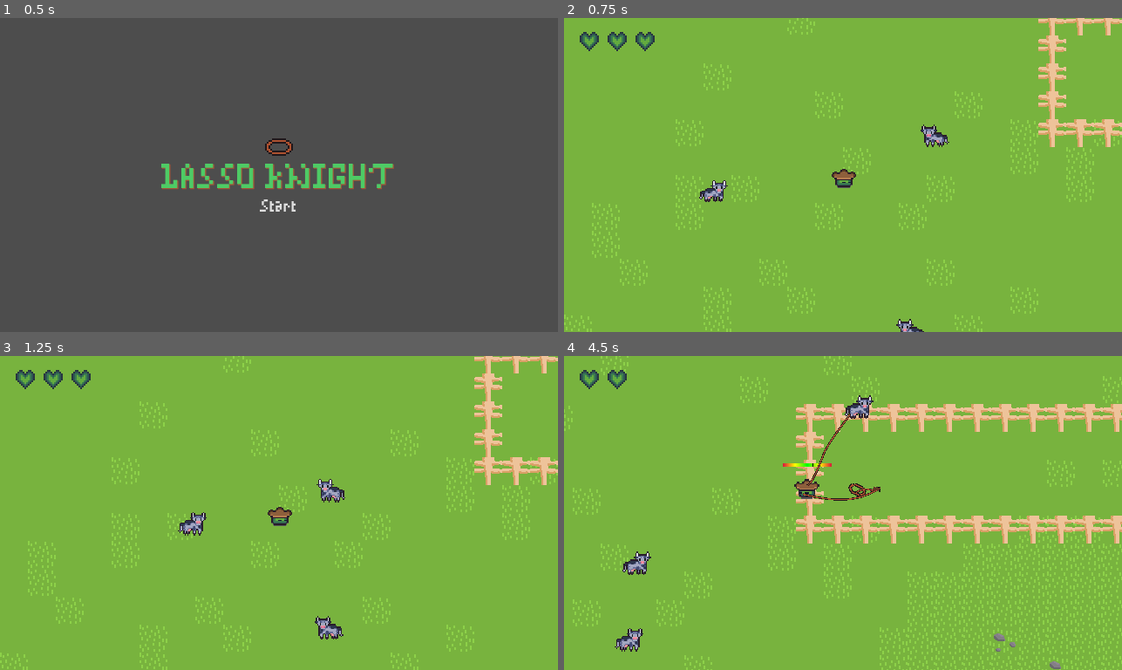
Above: before the commit, frames 1-4 (two rows, left to right).
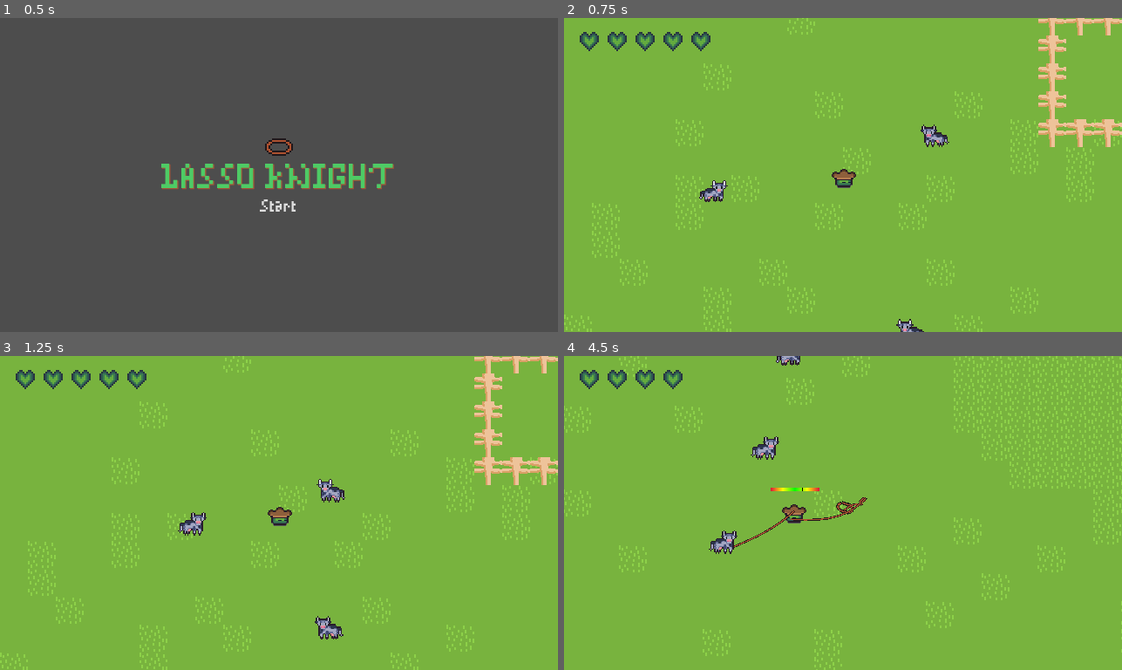
Above: after the commit, the same moments.

Repository: 2weeking/Lasso-Knight
Game: Godot game, scene res://levels/MainMenu.tscn
Two runs of this game, one before a commit and one after it. Both use one fixed random seed, a clock stepped at 60 frames per second and the inputs below.
Inputs (mouse positions are in pixels of both pictures, inside the frame that each line leads up to):
- Up to frame 1 (0.5 s): no input
- Up to frame 2 (0.75 s): click "Start" at 0.5 s
- Up to frame 3 (1.25 s): no input
- Up to frame 4 (4.5 s): move the mouse to (965, 497) at 1.27 s; hold D (right) 1.28-2.03 s; click (965, 497) at 1.35 s; move the mouse to (731, 528) at 2.02 s; hold S (down) 2.03-2.78 s; click (731, 528) at 2.1 s; move the mouse to (898, 443) at 2.77 s; hold D (right) 2.78-3.53 s; click (898, 443) at 2.85 s; move the mouse to (815, 575) at 3.52 s; hold W (up) 3.53-4.28 s; click (815, 575) at 3.6 s; move the mouse to (1010, 560) at 4.27 s; hold A (left) from 4.28 s (still down); click (1010, 560) at 4.35 s

Frame 1 is identical in both runs. In frame 2, 0.2% of the frame differs, in the area x 17-27%, y 4-11%; in frame 3, 0.2%; in frame 4, 16%, in the area x 0-100%, y 0-100%.

Commit message:
Added some knockback

Diff:
--- a/assets/shaders/flash.tres
+++ b/assets/shaders/flash.tres
@@ -60,7 +60,6 @@
 
 }
 "
-graph_offset = Vector2(-668.698, -35.1214)
 mode = 1
 flags/light_only = false
 nodes/fragment/2/node = SubResource("VisualShaderNodeColorParameter_w61e3")
--- a/entities/enemy/enemy.gd
+++ b/entities/enemy/enemy.gd
@@ -1,10 +1,11 @@
 extends CharacterBody2D
 
-@export var speed = 50
-@export var speed_offset = 10
-@export var damage : int = 1
-@export var moving : bool = true
-@export var capture_time : int = 3
+@export var speed := 50
+@export var speed_offset := 10
+@export var damage := 1
+@export var moving := true
+@export var capture_time := 3
+@export var knockback_strength := 600.0
 
 @onready var player = get_parent().get_node("Knight")
 @onready var sprite = $AnimatedSprite2D
@@ -12,6 +13,7 @@
 var desired_velocity := Vector2.ZERO
 var direction := Vector2.ZERO
 var counter_direction := Vector2.ZERO
+var knockback := Vector2.ZERO
 
 func _physics_process(_delta):
 	if is_instance_valid(player) and moving:
@@ -32,11 +34,23 @@
 	elif velocity.x > 0:
 		sprite.flip_h = false
 
+	velocity += knockback
 	move_and_slide()
+	knockback = knockback.lerp(Vector2.ZERO, 0.1)
 
 
 func _on_hitbox_area_entered(area):
 	if area.name == "LassoHurtbox":
 		counter_direction = direction * -1
 	if area.name == "Hitbox" and not is_in_group("captured"):
-		area.get_parent().hp -= damage
+		var body = area.get_parent()
+
+		# Deal damage
+		body.hp -= damage
+
+		# Deal knockback
+		var knock_direction = global_position.direction_to(body.global_position)
+		body.knockback = knock_direction * knockback_strength
+		# Also apply knockback to self
+		var opposite_direction = body.global_position.direction_to(global_position)
+		knockback = opposite_direction * knockback_strength
--- a/entities/knight/knight.gd
+++ b/entities/knight/knight.gd
@@ -19,7 +19,7 @@
 @export var lasso_range: float = 250.0
 @export var lasso_goldilocks: float = 0.5	# Green bar range percentage from 0.0 - 1.0
 
-# Sprite and animationms
+# Sprite and animations
 @onready var sprite = $Sprite2D
 @onready var animation_tree = $AnimationTree
 @onready var state_machine = animation_tree.get("parameters/playback")
@@ -35,9 +35,10 @@
 var lasso_bar_bound_upper = (lasso_range/2)+(lasso_range*lasso_goldilocks/2)
 
 var ropes = []
-var whipping = false
-var desired_velocity = Vector2.ZERO
-var input_direction = Vector2.ZERO
+var whipping := false
+var desired_velocity := Vector2.ZERO
+var input_direction := Vector2.ZERO
+var knockback := Vector2.ZERO
 
 func die():
 	queue_free()
@@ -126,7 +127,10 @@
 			ropes.erase(rope)
 			lasso_bar.visible = false
 
+	velocity += knockback
+
 	move_and_slide()
+	knockback = lerp(knockback, Vector2.ZERO, 0.1)
 
 func add_rope(body: CharacterBody2D):
 	# Attach rope to enemy
--- a/entities/knight/knight.tscn
+++ b/entities/knight/knight.tscn
@@ -7,6 +7,15 @@
 [ext_resource type="PackedScene" uid="uid://wtb0tpyhgt5v" path="res://entities/lasso/verlet_rope.tscn" id="4_45si7"]
 [ext_resource type="PackedScene" uid="uid://dvlia5gva2tk" path="res://entities/knight/player_health_ui.tscn" id="4_68lu1"]
 [ext_resource type="Texture2D" uid="uid://du1c6mmkrb8uc" path="res://assets/rope/lasso_head.png" id="4_ok8xe"]
+
+[sub_resource type="ShaderMaterial" id="ShaderMaterial_1akgq"]
+resource_local_to_scene = true
+shader = ExtResource("2_r5cnl")
+shader_parameter/enabled = false
+shader_parameter/tint = Color(1, 1, 1, 1)
+
+[sub_resource type="RectangleShape2D" id="RectangleShape2D_vcw2b"]
+size = Vector2(32, 32)
 
 [sub_resource type="Animation" id="Animation_6cwnc"]
 resource_name = "hurt"
@@ -36,8 +45,24 @@
 "values": [0, 2]
 }
 
+[sub_resource type="Animation" id="Animation_jfkbo"]
+length = 0.001
+tracks/0/type = "value"
+tracks/0/imported = false
+tracks/0/enabled = true
+tracks/0/path = NodePath("../Hitbox:collision_layer")
+tracks/0/interp = 1
+tracks/0/loop_wrap = true
+tracks/0/keys = {
+"times": PackedFloat32Array(0),
+"transitions": PackedFloat32Array(1),
+"update": 1,
+"values": [2]
+}
+
 [sub_resource type="AnimationLibrary" id="AnimationLibrary_jt0hl"]
 _data = {
+"RESET": SubResource("Animation_jfkbo"),
 "hurt": SubResource("Animation_6cwnc")
 }
 
@@ -158,11 +183,7 @@
 transitions = ["Start", "idle", SubResource("AnimationNodeStateMachineTransition_k2ac6"), "idle", "walk", SubResource(" …(414 unchanged characters)…
 graph_offset = Vector2(-370, -146)
 
-[sub_resource type="ShaderMaterial" id="ShaderMaterial_1akgq"]
-resource_local_to_scene = true
-shader = ExtResource("2_r5cnl")
-shader_parameter/enabled = false
-shader_parameter/tint = Color(1, 1, 1, 1)
+[sub_resource type="CanvasTexture" id="CanvasTexture_3xjrk"]
 
 [sub_resource type="Curve2D" id="Curve2D_v218c"]
 _data = {
@@ -173,17 +194,22 @@
 [sub_resource type="RectangleShape2D" id="RectangleShape2D_an74c"]
 size = Vector2(25, 25)
 
-[sub_resource type="RectangleShape2D" id="RectangleShape2D_vcw2b"]
-size = Vector2(32, 32)
-
 [sub_resource type="RectangleShape2D" id="RectangleShape2D_nid7g"]
 size = Vector2(32, 32)
-
-[sub_resource type="CanvasTexture" id="CanvasTexture_3xjrk"]
 
 [node name="Knight" type="CharacterBody2D" groups=["player"]]
 collision_layer = 2
 script = ExtResource("1_bwy00")
+hp = 5
+
+[node name="Sprite2D" type="Sprite2D" parent="."]
+material = SubResource("ShaderMaterial_1akgq")
+scale = Vector2(1.5, 1.5)
+texture = ExtResource("2_vql2c")
+hframes = 9
+
+[node name="CollisionShape2D" type="CollisionShape2D" parent="."]
+shape = SubResource("RectangleShape2D_vcw2b")
 
 [node name="HurtAnimationPlayer" type="AnimationPlayer" parent="."]
 root_node = NodePath("../AnimationPlayer")
@@ -205,60 +231,6 @@
 }
 tree_root = SubResource("AnimationNodeStateMachine_ljlde")
 anim_player = NodePath("../AnimationPlayer")
-
-[node name="Sprite2D" type="Sprite2D" parent="."]
-material = SubResource("ShaderMaterial_1akgq")
-scale = Vector2(1.5, 1.5)
-texture = ExtResource("2_vql2c")
-hframes = 9
-
-[node name="Path2D" type="Path2D" parent="."]
-visible = false
-curve = SubResource("Curve2D_v218c")
-
-[node name="PathFollow2D" type="PathFollow2D" parent="Path2D"]
-position = Vector2(-5, 10)
-rotates = false
-
-[node name="LassoHead" type="Sprite2D" parent="Path2D/PathFollow2D"]
-scale = Vector2(0.65, 0.65)
-texture = ExtResource("4_ok8xe")
-offset = Vector2(0, -5)
-
-[node name="Lasso" parent="Path2D/PathFollow2D" node_paths=PackedStringArray("target") instance=ExtResource("4_45si7")]
-z_index = 1
-target = NodePath("../..")
-
-[node name="LassoHurtbox" type="Area2D" parent="Path2D/PathFollow2D"]
-collision_layer = 8
-collision_mask = 0
-
-[node name="CollisionShape2D" type="CollisionShape2D" parent="Path2D/PathFollow2D/LassoHurtbox"]
-shape = SubResource("RectangleShape2D_an74c")
-debug_color = Color(1, 0, 0, 0.419608)
-
-[node name="CollisionShape2D" type="CollisionShape2D" parent="."]
-shape = SubResource("RectangleShape2D_vcw2b")
-
-[node name="Camera2D" type="Camera2D" parent="."]
-process_callback = 0
-position_smoothing_enabled = true
-script = ExtResource("3_56ek5")
-
-[node name="Hitbox" type="Area2D" parent="."]
-collision_layer = 2
-collision_mask = 0
-
-[node name="CollisionShape2D" type="CollisionShape2D" parent="Hitbox"]
-shape = SubResource("RectangleShape2D_nid7g")
-debug_color = Color(0.266667, 0.623529, 0.317647, 0.419608)
-
-[node name="HUD" type="CanvasLayer" parent="."]
-
-[node name="PlayerHealthUI" parent="HUD" instance=ExtResource("4_68lu1")]
-offset = Vector2(10, 10)
-scale = Vector2(2, 2)
-transform = Transform2D(2, 0, 0, 2, 10, 10)
 
 [node name="LassoBar" type="TextureProgressBar" parent="."]
 visible = false
@@ -272,5 +244,51 @@
 texture_progress = SubResource("CanvasTexture_3xjrk")
 tint_progress = Color(0, 0, 0, 1)
 
+[node name="Camera2D" type="Camera2D" parent="."]
+process_callback = 0
+position_smoothing_enabled = true
+script = ExtResource("3_56ek5")
+
+[node name="Path2D" type="Path2D" parent="."]
+visible = false
+curve = SubResource("Curve2D_v218c")
+
+[node name="PathFollow2D" type="PathFollow2D" parent="Path2D"]
+position = Vector2(-5, 10)
+rotates = false
+
+[node name="LassoHead" type="Sprite2D" parent="Path2D/PathFollow2D"]
+scale = Vector2(0.65, 0.65)
+texture = ExtResource("4_ok8xe")
+offset = Vector2(0, -5)
+
+[node name="Lasso" parent="Path2D/PathFollow2D" node_paths=PackedStringArray("target") instance=ExtResource("4_45si7")]
+z_index = 1
+target = NodePath("../..")
+
+[node name="LassoHurtbox" type="Area2D" parent="Path2D/PathFollow2D"]
+collision_layer = 8
+collision_mask = 0
+
+[node name="CollisionShape2D" type="CollisionShape2D" parent="Path2D/PathFollow2D/LassoHurtbox"]
+shape = SubResource("RectangleShape2D_an74c")
+debug_color = Color(1, 0, 0, 0.419608)
+
+[node name="Hitbox" type="Area2D" parent="."]
+collision_layer = 2
+collision_mask = 0
+
+[node name="CollisionShape2D" type="CollisionShape2D" parent="Hitbox"]
+shape = SubResource("RectangleShape2D_nid7g")
+debug_color = Color(0.266667, 0.623529, 0.317647, 0.419608)
+
+[node name="HUD" type="CanvasLayer" parent="."]
+
+[node name="PlayerHealthUI" parent="HUD" instance=ExtResource("4_68lu1")]
+offset = Vector2(10, 10)
+scale = Vector2(2, 2)
+transform = Transform2D(2, 0, 0, 2, 10, 10)
+
+[connection signal="animation_finished" from="HurtAnimationPlayer" to="." method="_on_hurt_animation_player_animation_finished"]
 [connection signal="body_entered" from="Path2D/PathFollow2D/LassoHurtbox" to="." method="_on_hurtbox_body_entered"]
 [connection signal="body_entered" from="Hitbox" to="." method="_on_hit_box_body_entered"]
Not shown: 1 places in entities/knight/knight.tscn that only renumber resources
